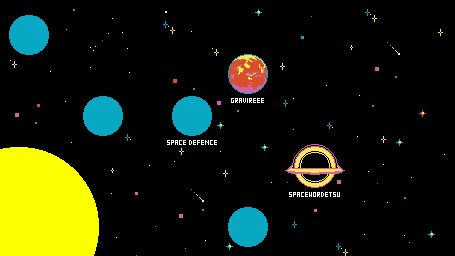
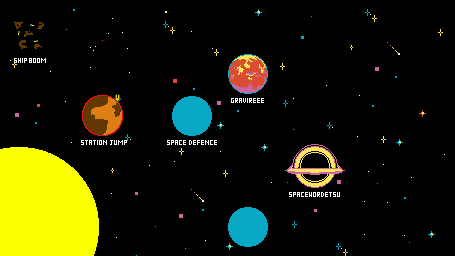
Two versions of the same layered image (455x256). Layer-by-layer changes:
added layer "Space Highway (KarBoom)" above "Station Jump (Bounce)" over [9, 15, 49, 63]
added layer "Station Jump (Bounce)" above "SpaceDefence" over [81, 94, 127, 145]
